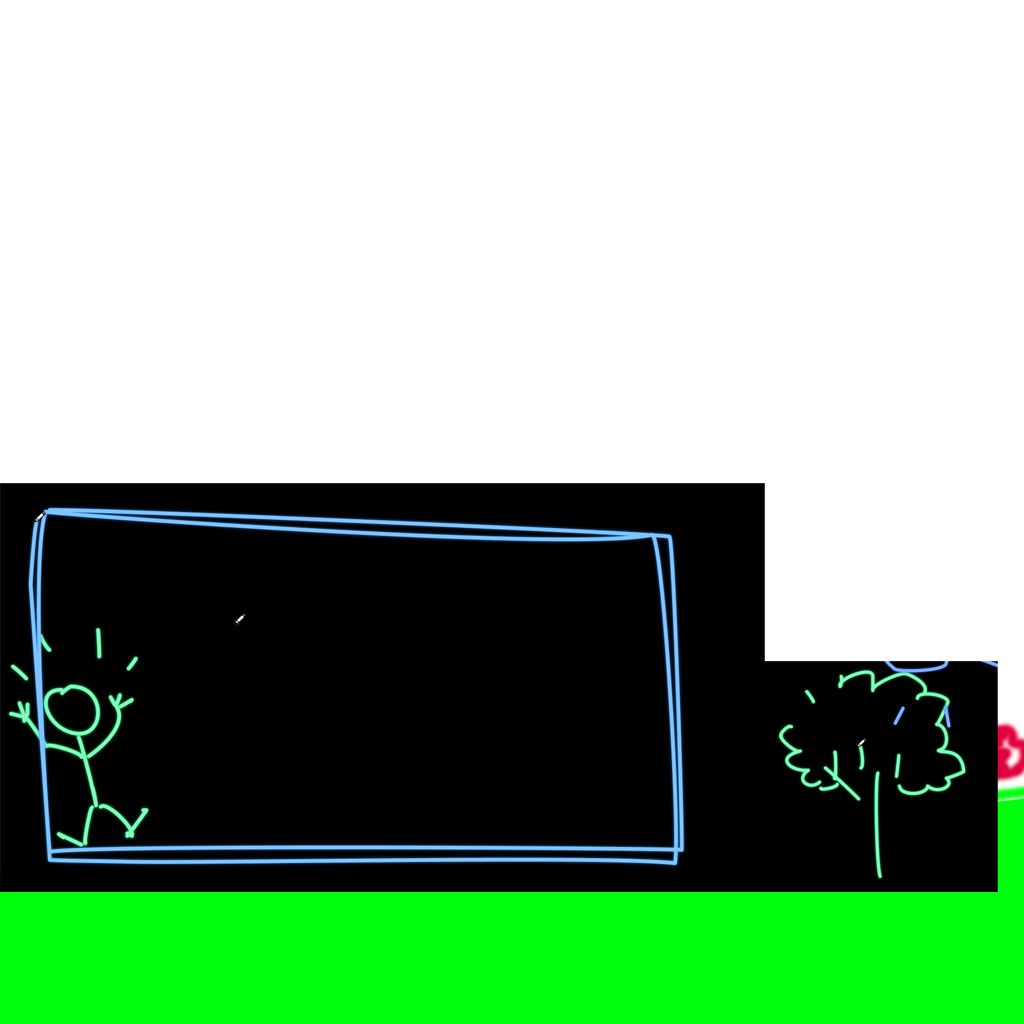
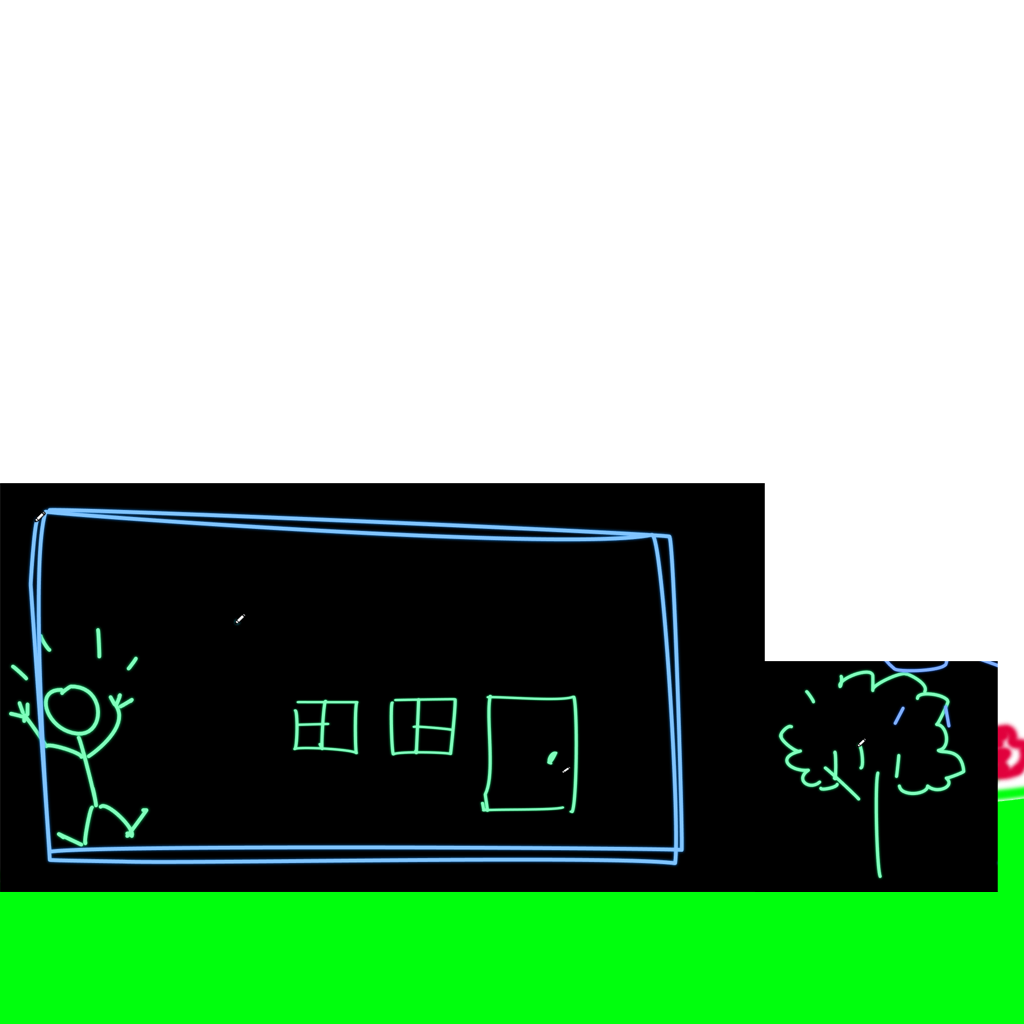
Layers edited between the first and the second (1024, 1024) image:
added layer "Слой 3" above "Слой 2" over [291, 693, 580, 815]
